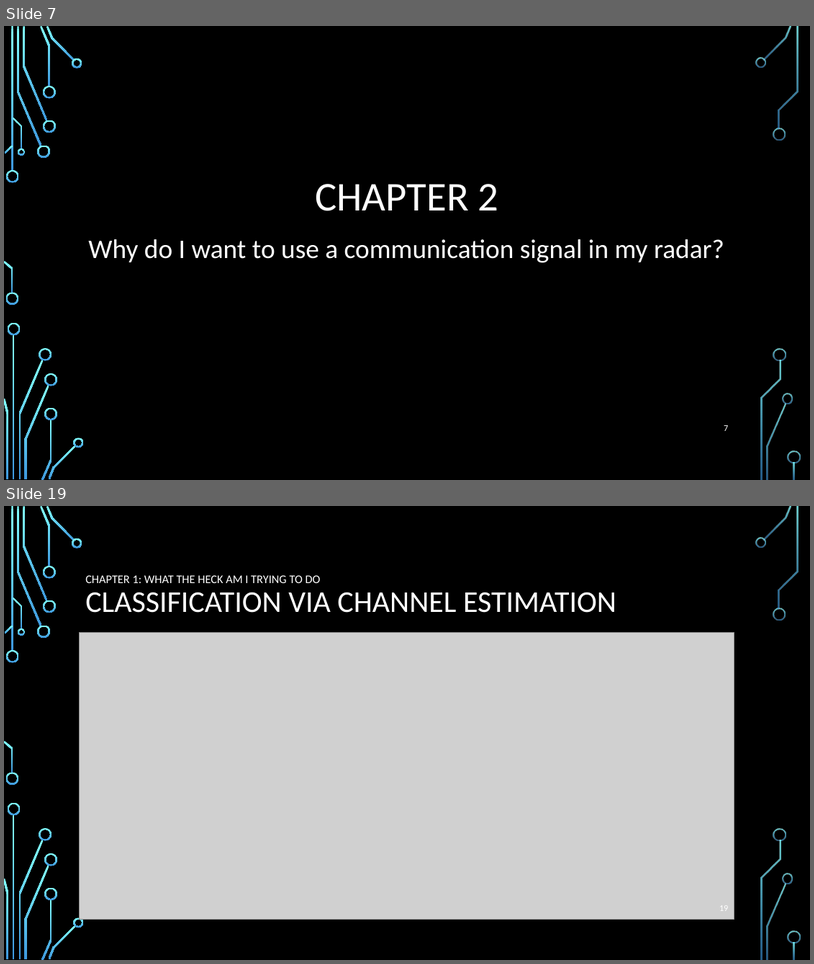
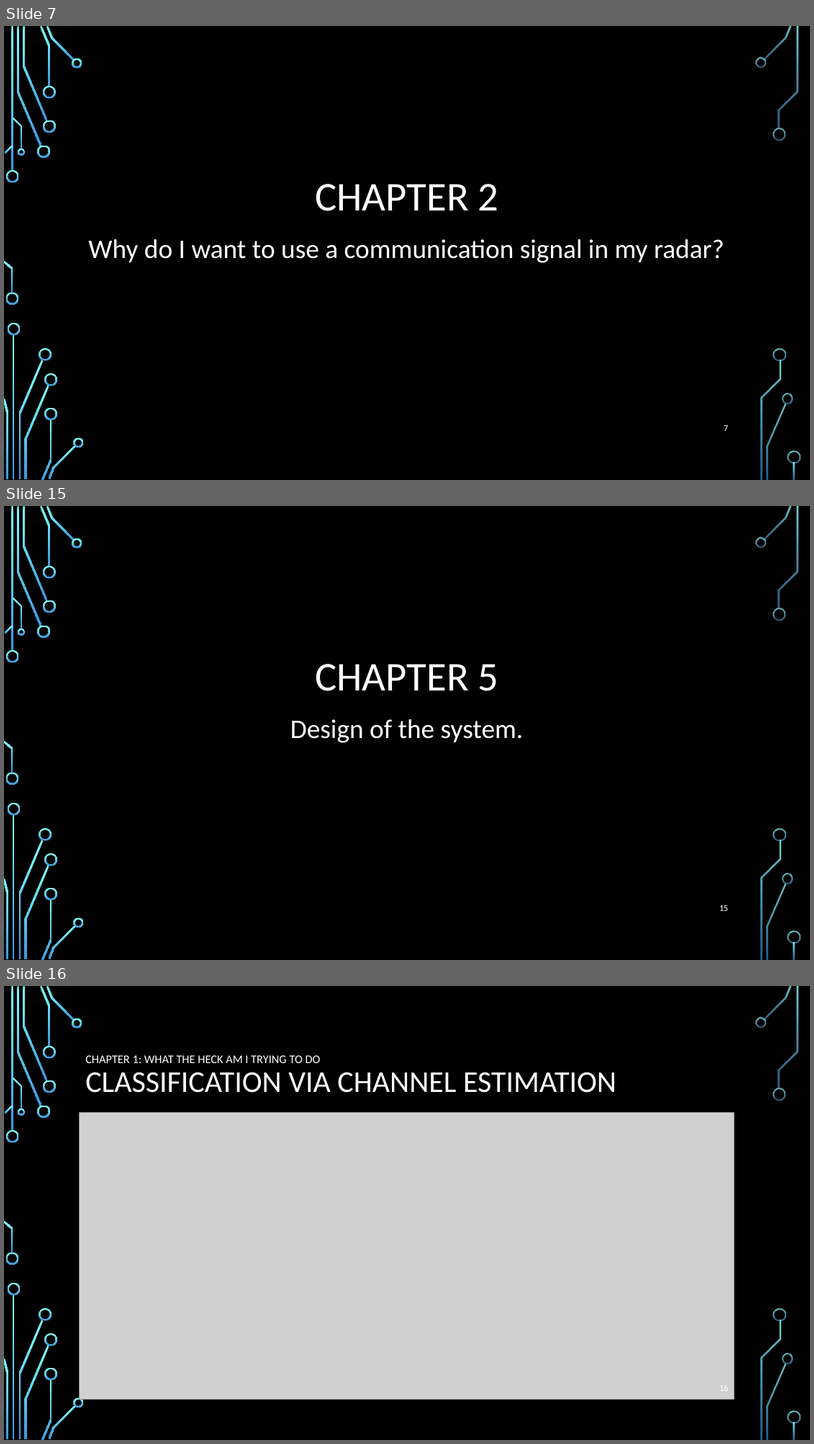
Before and after one commit to roryschram/masters, a slide deck: presentations/SARIG/sarig_rory_schram.pptx. Shown one above the other, each under a label of ours: slides 7 and 19 before the commit, slides 7, 15 and 16 after it; the slides between them are not shown. The pictures are 814x964 and 814x1444 pixels, drawn with LibreOffice and Linux fonts; fonts in the diff are those of the drawing; grey boxes stand for pictures; background and template pictures are left out. Boxes give left, top, right and bottom in pixels: in the first picture for what was removed or moved away, otherwise in the second. Text is boxed around its words. In the diff, an @@ line names an element or a change of style, - is before the commit and + after.

```diff
--- a/presentations/SARIG/sarig_rory_schram.pptx
+++ b/presentations/SARIG/sarig_rory_schram.pptx
@@ slide 15 added at box(4, 506, 810, 960), background picture (left out); not listed: 36 template elements that a slide beside it also shows @@
@@ title added at box(315, 664, 499, 691), 48.6 pt, text #FFFFFF @@
+CHAPTER 5
@@ text added at box(291, 719, 524, 743), 32 pt, text #FFFFFF @@
+Design of the system.
@@ page number added at box(720, 905, 728, 911), 10.5 pt, text #FFFFFF @@
+15
@@ what was slide 19 is now slide 16 @@
```
Also in this commit, not shown: 5 slides changed, 6 other slides added, 10 slides removed.
